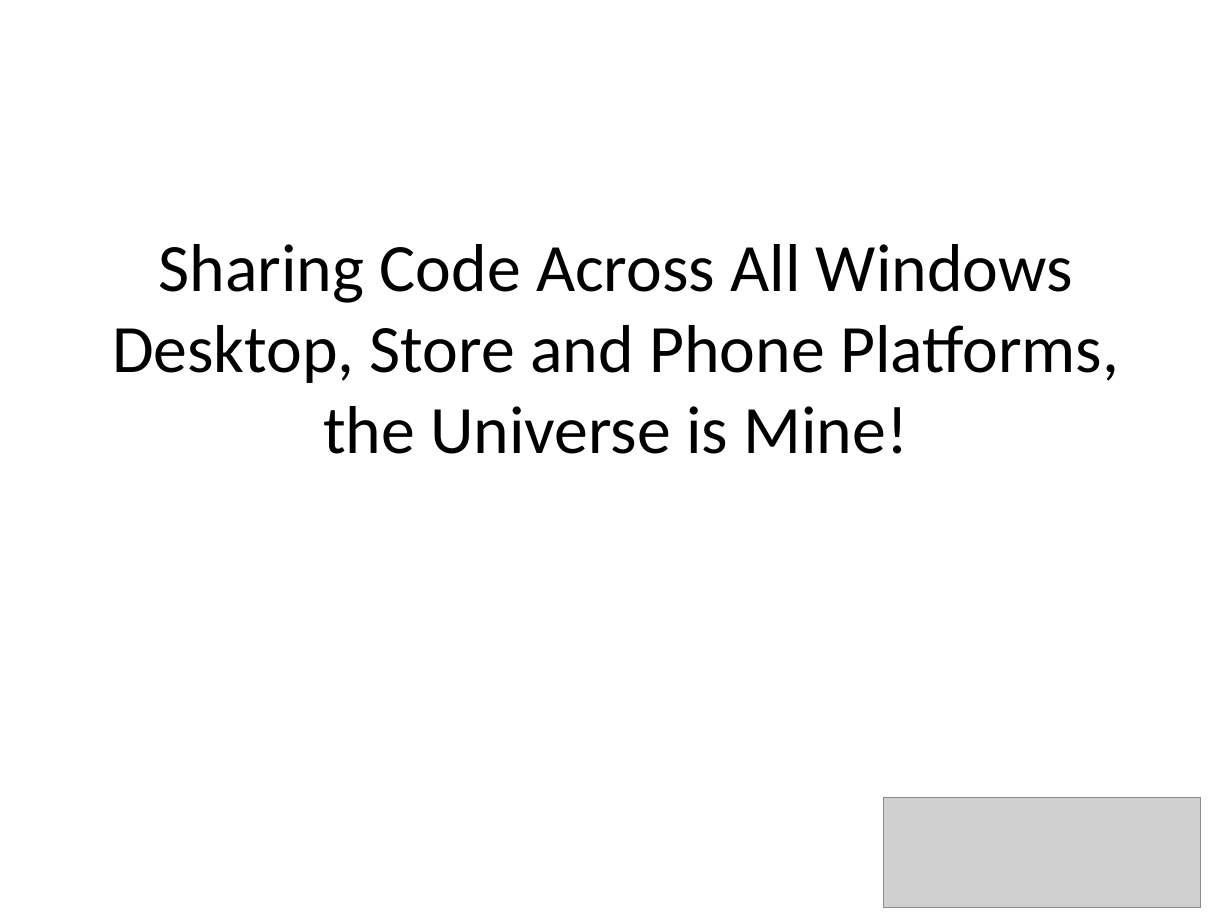
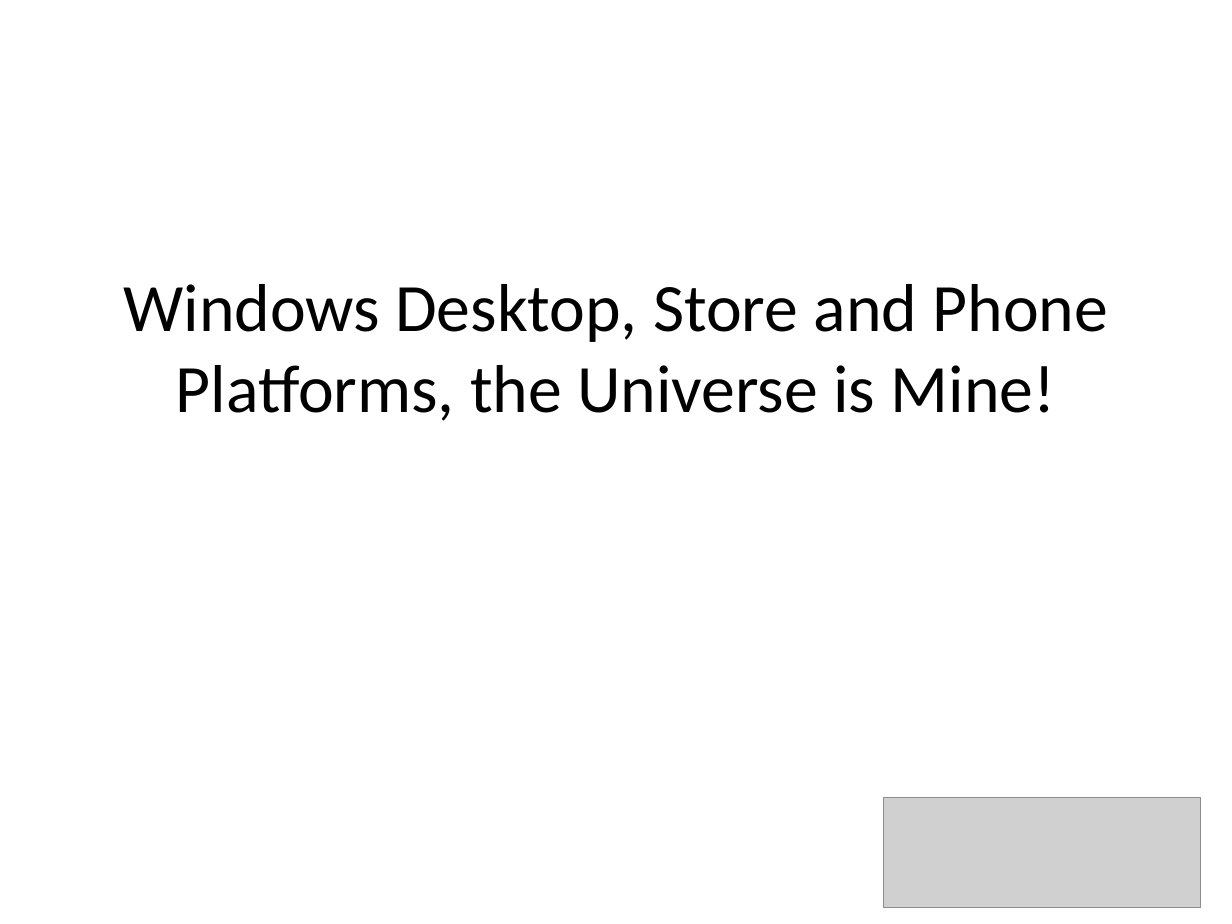
Before and after one commit to underhilld2/UniversalAppPortalClassLibraries, a slide deck: slide 1 of ReCon2014_UniversalAppPortalClassLibraries_Light.pptx. Drawn at 1232x924 pixels with LibreOffice and Linux fonts; fonts in the diff are those of the drawing; grey boxes stand for pictures. Boxes give left, top, right and bottom in pixels: in the first picture for what was removed or moved away, otherwise in the second. Text is boxed around its words. In the diff, an @@ line names an element or a change of style, - is before the commit and + after.

```diff
--- a/ReCon2014_UniversalAppPortalClassLibraries_Light.pptx
+++ b/ReCon2014_UniversalAppPortalClassLibraries_Light.pptx
@@ title at <box>123,284,1108,421</box>: text changed @@
-Sharing Code Across All Windows Desktop, Store and Phone Platforms, the Universe is Mine!
+Windows Desktop, Store and Phone Platforms, the Universe is Mine!
```
Also in this commit, not shown: 1 other slide changed.
